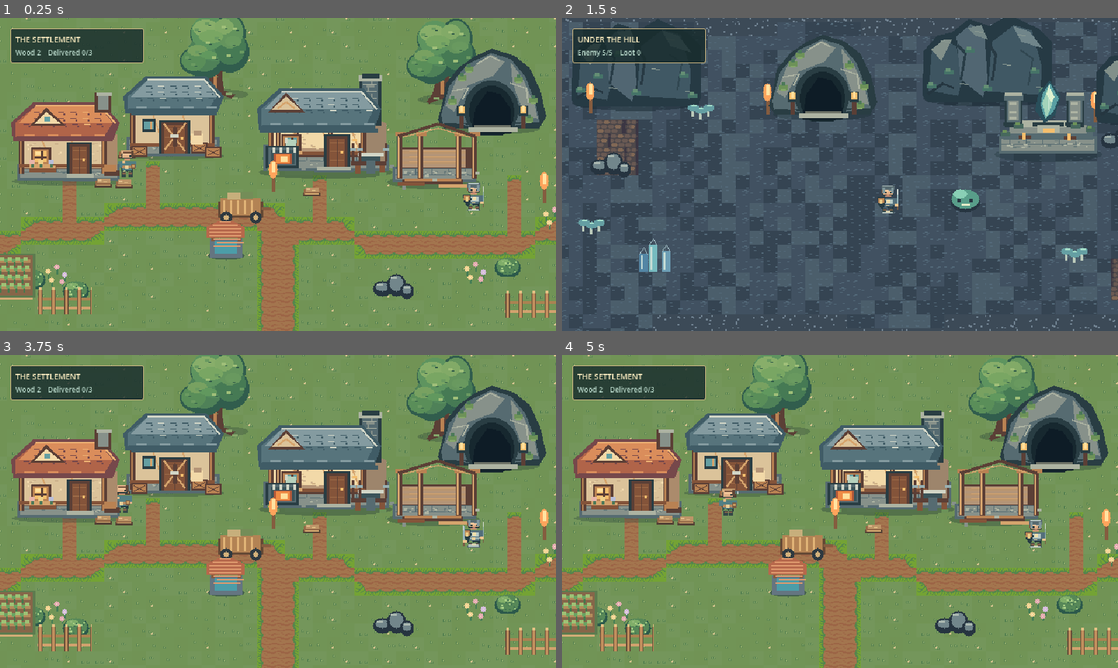
Above: before the commit, frames 1-4 (two rows, left to right).
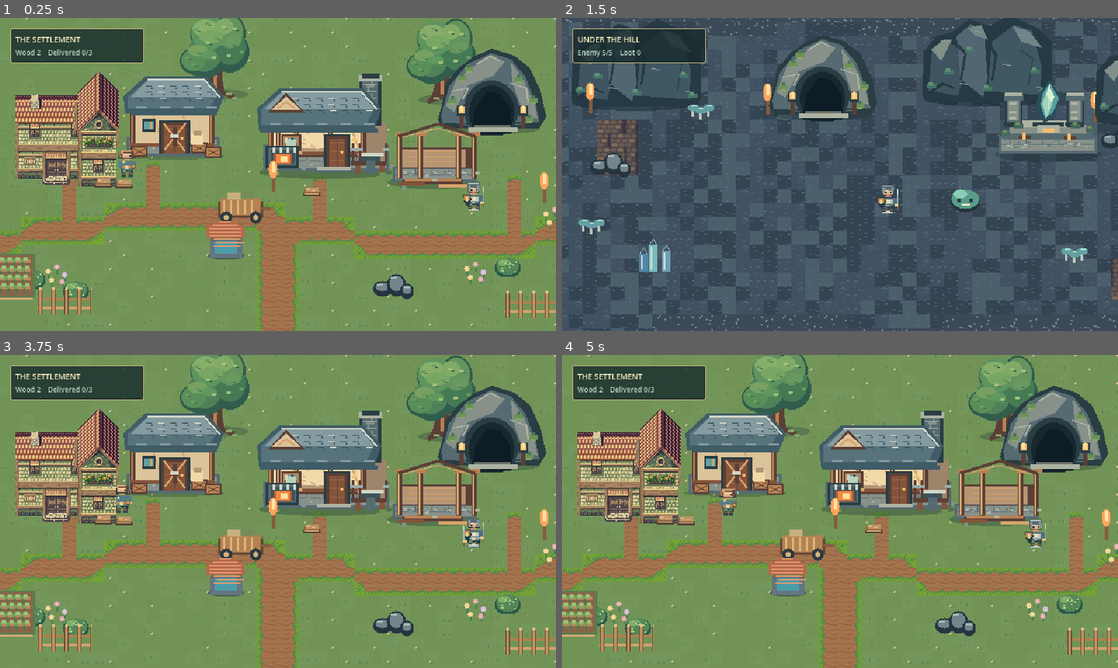
Above: after the commit, the same moments.

Repository: Stoffe101/PixelTown
Game: Godot game, scene res://scenes/main.tscn
Two runs of this game, one before a commit and one after it. Both use one fixed random seed, a clock stepped at 60 frames per second and the inputs below.
Inputs (mouse positions are in pixels of both pictures, inside the frame that each line leads up to):
- Up to frame 1 (0.25 s): no input
- Up to frame 2 (1.5 s): tap Enter at 0.5 s; move the mouse to (962, 158) at 0.52 s; tap Tab at 0.6 s; click (962, 158) at 0.67 s; tap Space at 0.77, 1.25 s; move the mouse to (728, 190) at 1.27 s; tap 1 at 1.35 s; click (728, 190) at 1.42 s
- Up to frame 3 (3.75 s): tap Space at 1.52, 2.75, 3.02 s; tap Enter at 2, 3.5 s; move the mouse to (333, 442) at 2.02 s; tap 2 at 2.1 s; click (333, 442) at 2.17 s; move the mouse to (250, 574) at 2.77 s; tap R at 2.85 s; click (250, 574) at 2.92 s; move the mouse to (444, 558) at 3.52 s; tap Tab at 3.6 s; click (444, 558) at 3.67 s
- Up to frame 4 (5 s): tap Space at 3.77, 4.52 s; move the mouse to (673, 464) at 4.27 s; tap 1 at 4.35 s; click (673, 464) at 4.42 s

The runs differ from the first frame. In frame 1, 5.2% of the frame differs, in the area x 2-22%, y 17-54%; in frame 2, nothing differs; in frame 3, 5.2%; in frame 4, 5.3%.

Commit message:
art(cottage): replace live village and prefab sprite with native-pixel CC0 adaptation

Diff:
--- a/scenes/buildings/HouseSmall.tscn
+++ b/scenes/buildings/HouseSmall.tscn
@@ -11,7 +11,7 @@
 texture_filter = 1
 texture = ExtResource("Texture")
 centered = false
-offset = Vector2(-48, -93)
+offset = Vector2(-64, -140)
 display_name = "House Small"
 category = "Building"
 footprint_cells = Vector2i(3, 3)
--- a/scenes/levels/village_layout.tscn
+++ b/scenes/levels/village_layout.tscn
@@ -3,7 +3,7 @@
 [ext_resource type="TileSet" path="res://assets/terrain_paint_tileset.tres" id="paint_tileset"]
 [ext_resource type="Texture2D" path="res://assets/original/hero/cave_gate.png" id="tcave_gate"]
 [ext_resource type="Texture2D" path="res://assets/original/hero/construction_site.png" id="tconstruction_site"]
-[ext_resource type="Texture2D" path="res://assets/original/hero/cottage.png" id="tcottage"]
+[ext_resource type="Texture2D" path="res://assets/sprites/buildings/house_small.png" id="tcottage"]
 [ext_resource type="Texture2D" path="res://assets/original/hero/guard_equipment.png" id="tguard_equipment"]
 [ext_resource type="Texture2D" path="res://assets/original/hero/inhabitants.png" id="tinhabitants"]
 [ext_resource type="Texture2D" path="res://assets/original/hero/mature_tree.png" id="tmature_tree"]
@@ -76,7 +76,7 @@
 position = Vector2(309, 365)
 texture = ExtResource("tcottage")
 centered = false
-offset = Vector2(-69, -113)
+offset = Vector2(-64, -140)
 
 [node name="Storehouse" type="Sprite2D" parent="Objects" unique_id=1590953281]
 position = Vector2(432, 334)
--- a/scenes/props/cottage.tscn
+++ b/scenes/props/cottage.tscn
@@ -1,9 +1,9 @@
 [gd_scene load_steps=2 format=3]
 
-[ext_resource type="Texture2D" path="res://assets/original/hero/cottage.png" id="sprite"]
+[ext_resource type="Texture2D" path="res://assets/sprites/buildings/house_small.png" id="sprite"]
 
 [node name="cottage" type="Sprite2D"]
 texture_filter = 1
 texture = ExtResource("sprite")
 centered = false
-offset = Vector2(-69, -113)
+offset = Vector2(-64, -140)
Binary file changed: assets/sprites/buildings/house_small.png
Not shown, changed: docs/art/ASSET_MANIFEST.md
Not shown, added: docs/art/COTTAGE_CC0_TRIAL.md
Not shown, changed: tools/art_export/validate_native_assets.py
